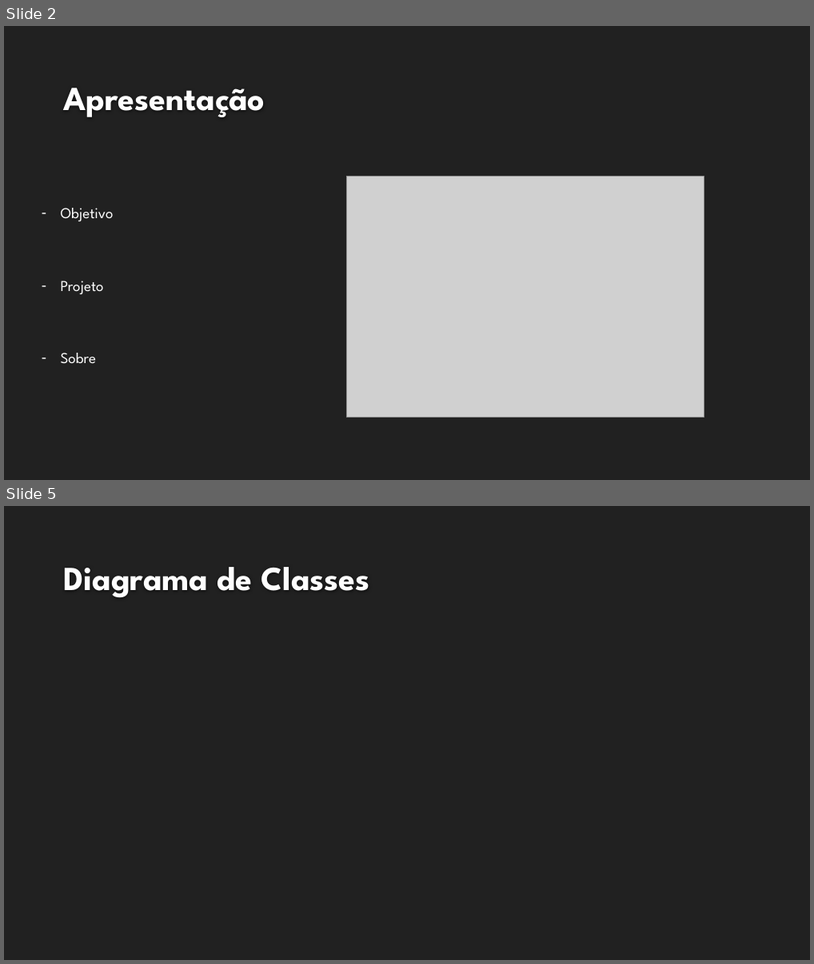
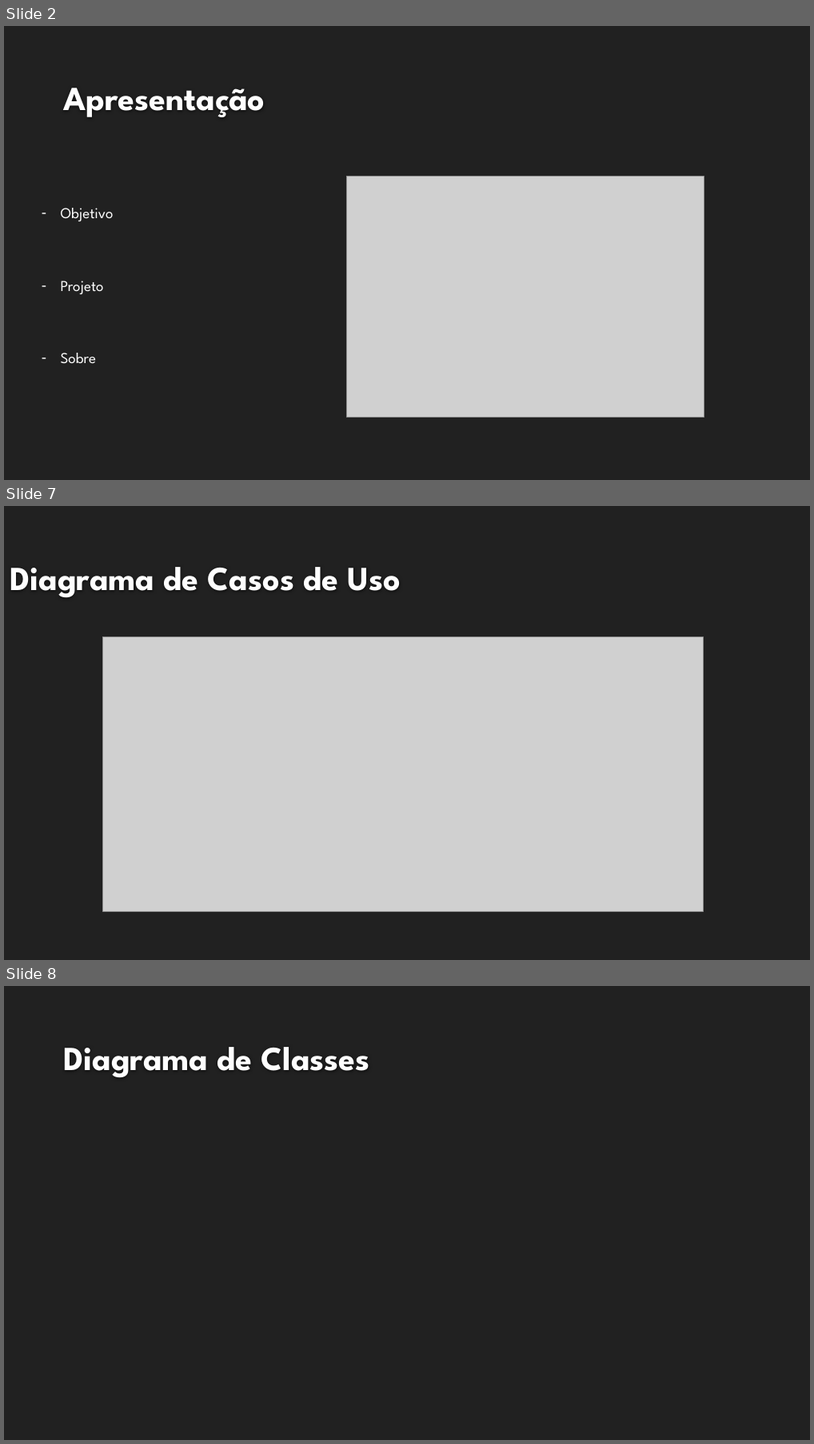
Before and after one commit to leaogui/IODWare, a slide deck: IODware.pptx. Shown one above the other, each under a label of ours: slides 2 and 5 before the commit, slides 2, 7 and 8 after it; the slides between them are not shown. The pictures are 814x964 and 814x1444 pixels, drawn with LibreOffice and Linux fonts; fonts in the diff are those of the drawing; grey boxes stand for pictures; background and template pictures are left out. Boxes give left, top, right and bottom in pixels: in the first picture for what was removed or moved away, otherwise in the second. Text is boxed around its words. In the diff, an @@ line names an element or a change of style, - is before the commit and + after.

```diff
--- a/IODware.pptx
+++ b/IODware.pptx
@@ slide 7 added at <box>4,506,810,960</box>, background #212121 @@
@@ title added at <box>10,567,400,597</box>, 40 pt, text #FEFEFE, bold @@
+Diagrama de Casos de Uso
@@ picture added at <box>102,637,703,912</box> @@
@@ what was slide 5 is now slide 8 @@
```
Also in this commit, not shown: 2 slides changed, 2 other slides added.
